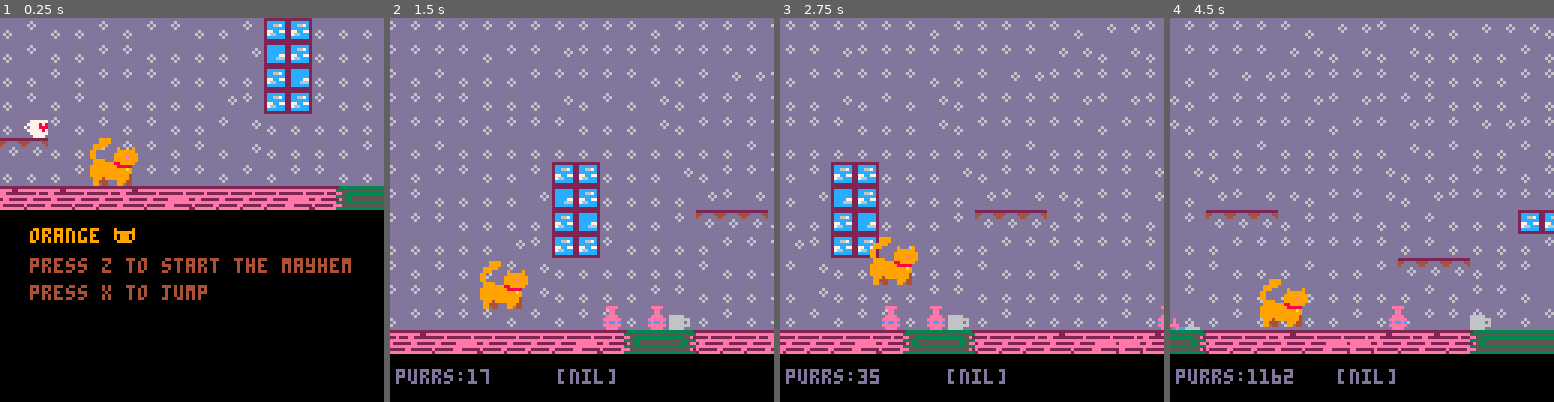
Above: before the commit, frames 1-4 (left to right).
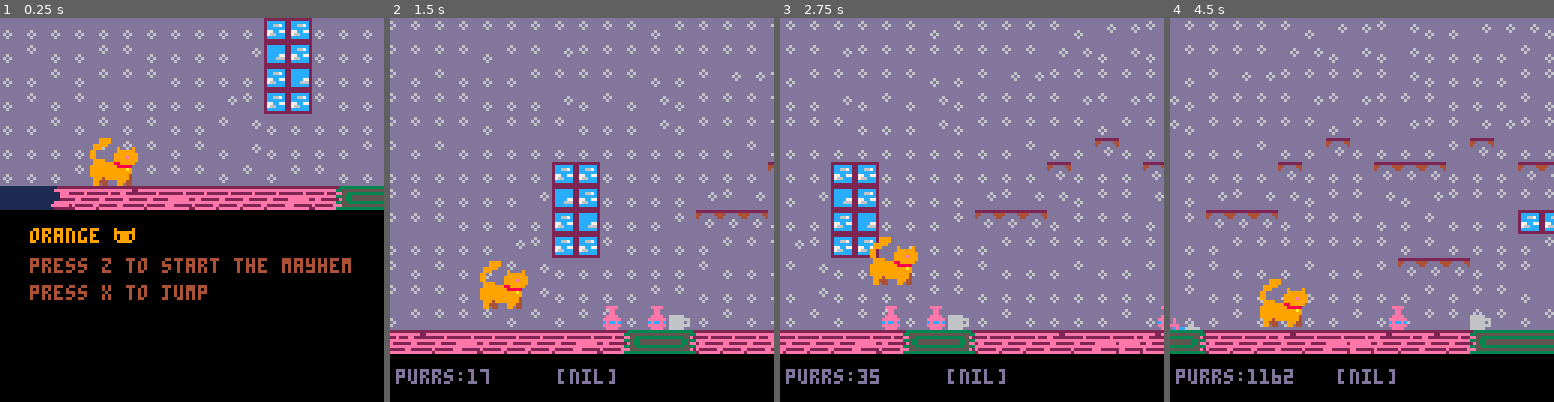
Above: after the commit, the same moments.

Repository: KianArashi/hello-game
Game: PICO-8 cartridge orange coll.p8
Two runs of this game, one before a commit and one after it. Both use one fixed random seed, a clock stepped at 60 frames per second and the inputs below.
Inputs:
- Up to frame 1 (0.25 s): no input
- Up to frame 2 (1.5 s): tap O (Z key) at 0.33, 0.7, 1.43 s; tap X (X key) at 1.07 s
- Up to frame 3 (2.75 s): tap X (X key) at 2.07, 2.4, 2.73 s; tap O (Z key) at 2.22 s
- Up to frame 4 (4.5 s): tap X (X key) every 0.33 s from 3.07 to 4.4 s; tap O (Z key) at 3.1, 3.98 s

The runs differ from the first frame. In frame 1, 1.8% of the frame differs, in the area x 0-66%, y 0-50%; in frame 2, 0.4%; in frame 3, 0.7%; in frame 4, 1.5%.

Commit message:
Game over stuff

Diff:
--- a/orange coll.p8
+++ b/orange coll.p8
@@ -26,12 +27,14 @@
 function show_menu()
  game.upd=menu_update
  game.drw=menu_draw
-end
-
+ music(00)
+end
+
+--move to next stage
 function menu_update()
 
  if btn(4) then
- --move to next stage
+ music(-1, 1000)
  show_game()
  end
 
@@ -259,7 +262,6 @@
 			if item.type=="ball" then
 
 				show_gover()
-				sfx(03)
 			end
 		end
 	end
@@ -285,16 +287,20 @@
 end
 -->8
 --game over
+
+ball=76
+ball_anim_wait=0.5
+
 function show_gover()--gover=game over
  game.upd=gover_update
  game.drw=gover_draw
-end
-
-ball=76
-ball_anim_wait=0.09
+ music(02)
+end
+
+
 
 function gover_update()
-	if time() - cat_anim_time>cat_anim_wait then
+	if time() - cat_anim_time>ball_anim_wait then
 		ball+=2
 		cat_anim_time=time()
 		if ball>78 then
@@ -302,7 +308,9 @@
 		end
 	end
 
-	if btnp(5) then extcmd("reset")
+	if btnp(5) then
+		music(-1)
+		extcmd("reset")
 
 
 	end
@@ -314,9 +322,10 @@
 	cls()
 	spr(72,40,30,4,4)
 	spr(ball,59,50,2,2)
-	print('You failed',10,70,9)
-	--print('highpurrs:',10,80,9)
-	print('press x to restart the mayhem',10,90,4)
+	print('i think i will stay here',10,70,9)
+	print('with this masterpiece...',10,80,9)
+	print('so... this is game over ',10,90,4)
+	print('press x to restart the mayhem',10,100,4)
 end
 
 function init_ball()
Not shown, changed: 27 lines of the sprite sheet (__gfx__) section of orange coll.p8
Not shown, changed: the music (__music__) section of orange coll.p8
Not shown, changed: the sound effects (__sfx__) section of orange coll.p8
